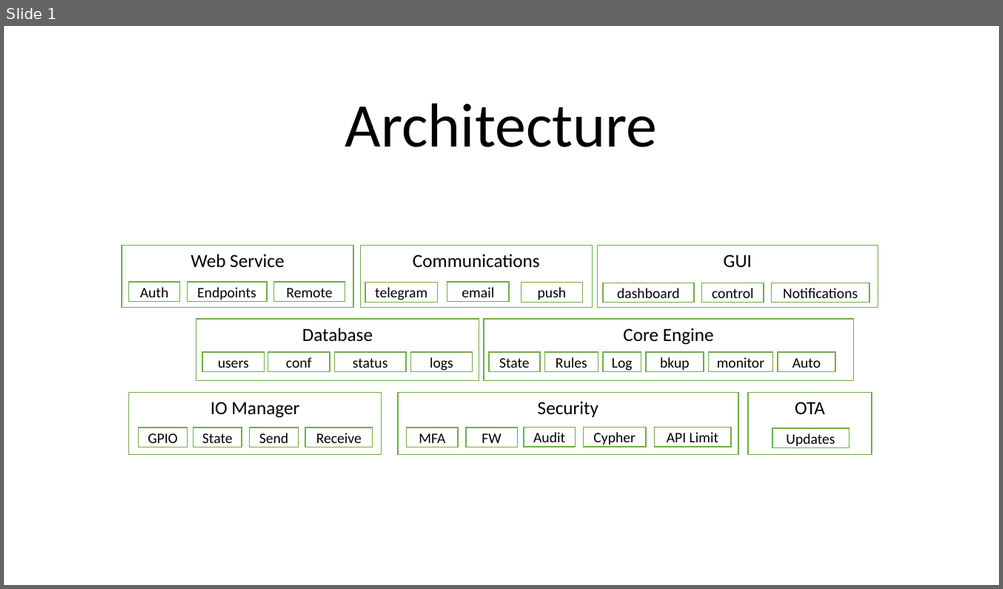
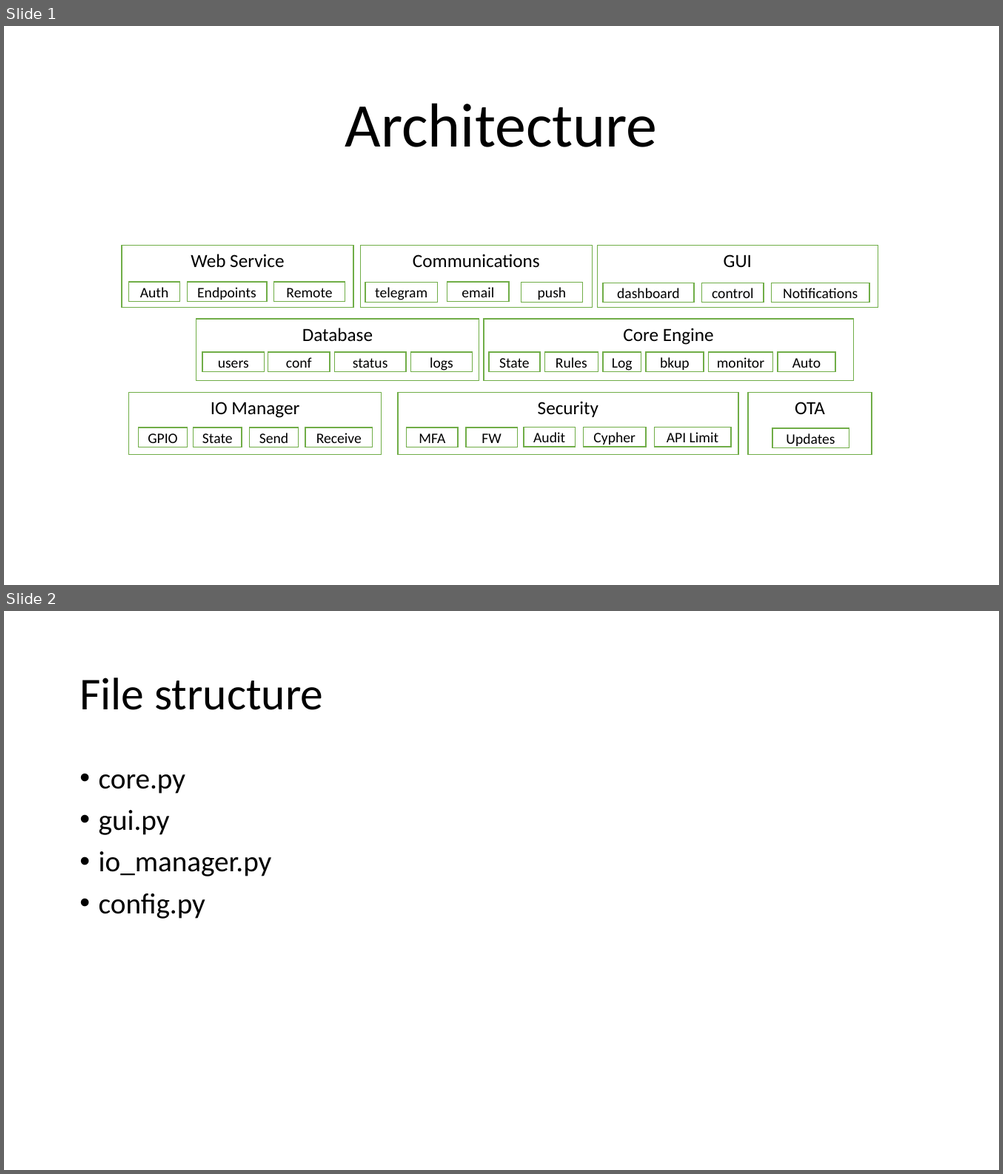
Before and after one commit to sgonzalezm/AlarmMgmt, a slide deck: Alarma Diagrama conceptual.pptx. Shown one above the other, each under a label of ours: slide 1 before the commit, slides 1 and 2 after it. The pictures are 1003x589 and 1003x1174 pixels, drawn with LibreOffice and Linux fonts; fonts in the diff are those of the drawing. Boxes give left, top, right and bottom in pixels: in the first picture for what was removed or moved away, otherwise in the second. Text is boxed around its words. In the diff, an @@ line names an element or a change of style, - is before the commit and + after.

Commit message:
Add GPIO io manager and config file

```diff
--- a/Alarma Diagrama conceptual.pptx
+++ b/Alarma Diagrama conceptual.pptx
@@ slide 2 added at [4,611,999,1170], background #FFFFFF @@
@@ title added at [79,678,323,710], 44 pt, text #000000 @@
+File structure
@@ text added at [99,775,272,919], 28 pt, text #000000 @@
+• core.py
+• gui.py
+• io_manager.py
+• config.py
```
Also in this commit, not shown: 1 slide changed, 4 other files.
